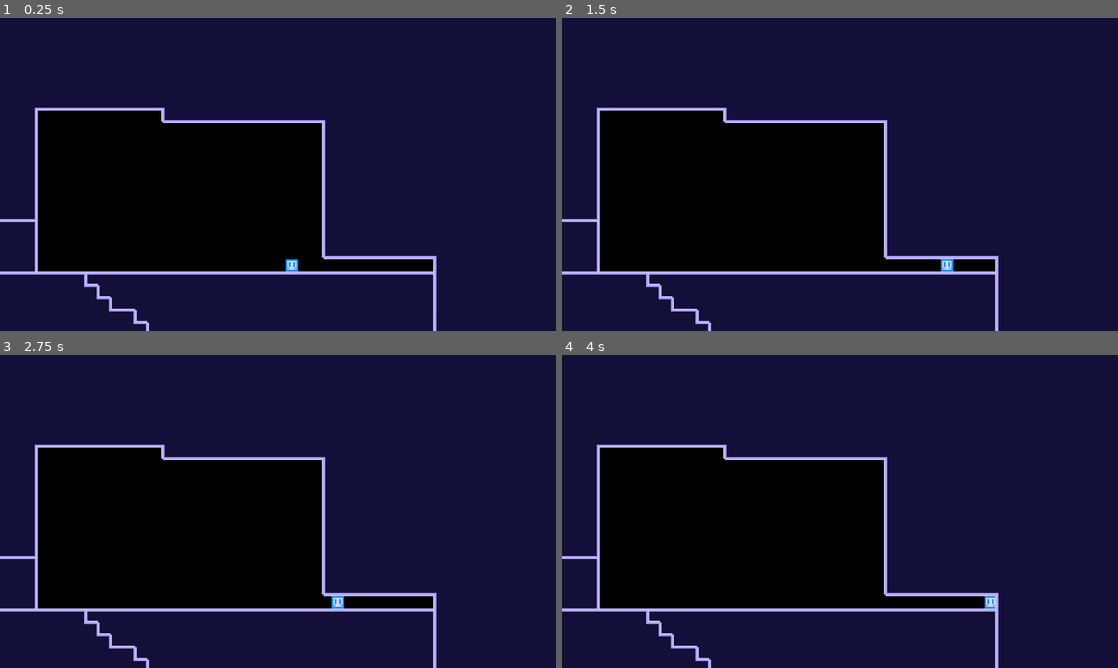
Above: before the commit, frames 1-4 (two rows, left to right).
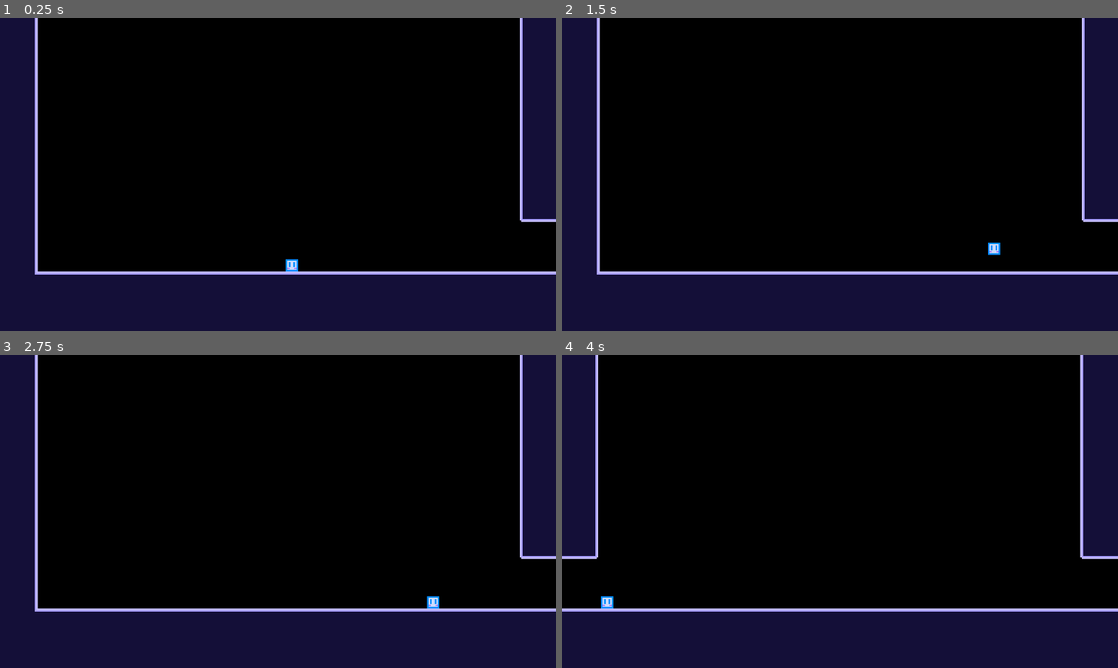
Above: after the commit, the same moments.

Repository: Everkade/metroidvania_game
Game: Godot game, scene res://World Rooms/world_view.tscn
Same seed, same stepped clock (60 frames per second), same inputs: the game is played once before the commit and once after it. This scene is started directly instead of the project's main scene.
Inputs:
- Up to frame 1 (0.25 s): no input
- Up to frame 2 (1.5 s): tap Enter at 0.5 s; hold D (right) from 0.53 s (still down); tap Space (confirm) at 0.6, 1.35 s; tap W (up) at 0.77 s
- Up to frame 3 (2.75 s): tap W (up) at 1.52 s; release D (right) at 2.03 s; hold A (left) from 2.03 s (still down); tap Space (confirm) at 2.1 s
- Up to frame 4 (4 s): release A (left) at 2.78 s; hold D (right) from 2.78 s (still down); tap Space (confirm) at 2.85, 3.6 s; tap W (up) at 3.02, 3.77 s

The runs differ from the first frame. In frame 1, 47% of the frame differs, in the area x 0-100%, y 0-100%; in frame 2, 47%; in frame 3, 47%; in frame 4, 48%.

Commit message:
Worldview

Diff:
--- a/World Rooms/world_view.tscn
+++ b/World Rooms/world_view.tscn
@@ -12,3 +12,4 @@
 position = Vector2(736, 0)
 
 [node name="Room3" parent="." instance=ExtResource("3_ount6")]
+position = Vector2(1450, 0)
